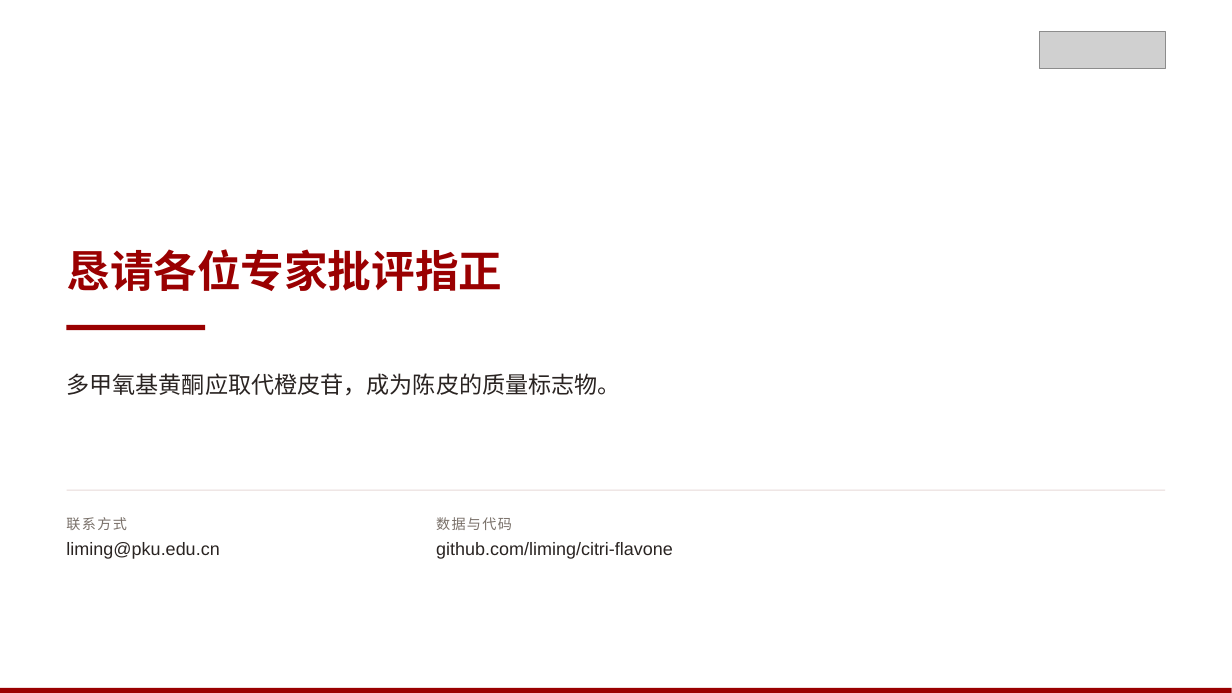
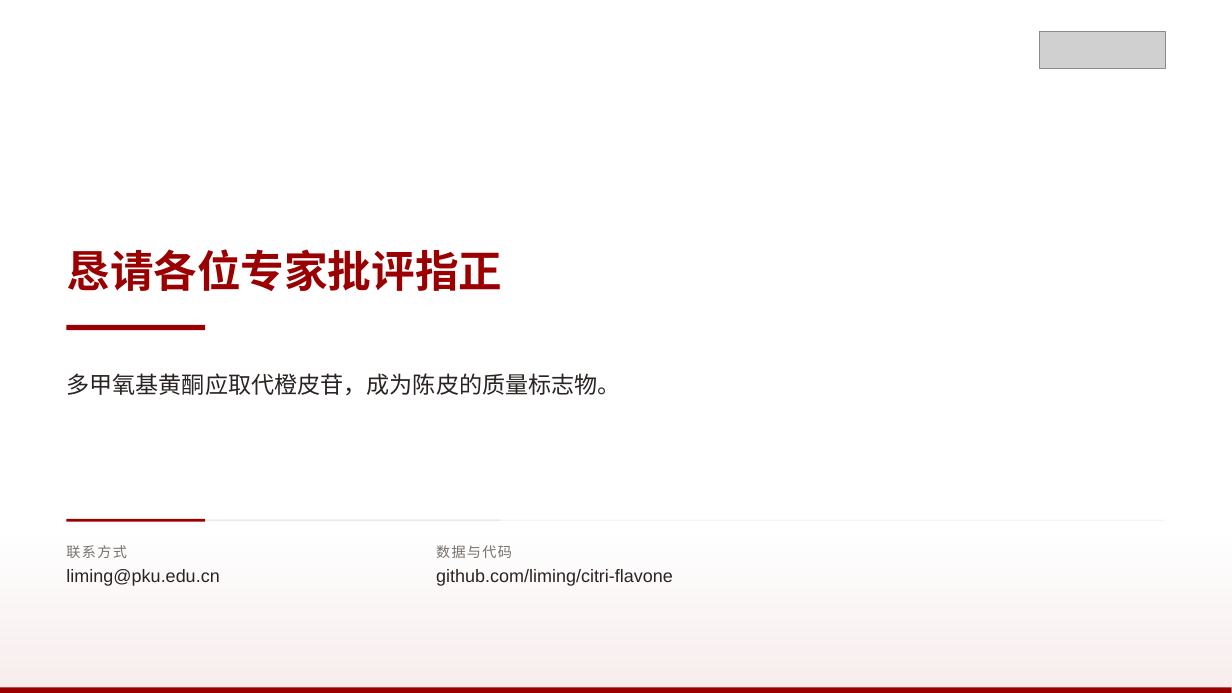
Before and after one commit to qingguang0309/academic-skills, a slide deck: slide 20 of examples/tcm-flavonoid-slides/tcm_defense.pptx. Drawn at 1232x693 pixels with LibreOffice and Linux fonts; fonts in the diff are those of the drawing; grey boxes stand for pictures. Boxes give left, top, right and bottom in pixels: in the first picture for what was removed or moved away, otherwise in the second. Text is boxed around its words. In the diff, an @@ line names an element or a change of style, - is before the commit and + after.

```diff
--- a/examples/tcm-flavonoid-slides/tcm_defense.pptx
+++ b/examples/tcm-flavonoid-slides/tcm_defense.pptx
@@ rectangle removed at [67, 490, 1165, 491] @@
@@ rectangle added at [0, 526, 1232, 689], fill gradient #9A0001 @@
@@ rectangle added at [67, 519, 205, 522], fill #9A0001 @@
@@ rectangle added at [205, 519, 501, 520], fill #E7DAD8 @@
@@ rectangle added at [501, 520, 1165, 521], fill #F0E1DF @@
@@ 4 texts: place and size @@
-4 texts at [66, 517, 673, 559]
+4 texts at [66, 545, 673, 586]
```
Also in this commit, not shown: 3 other slides changed, 30 other files.
